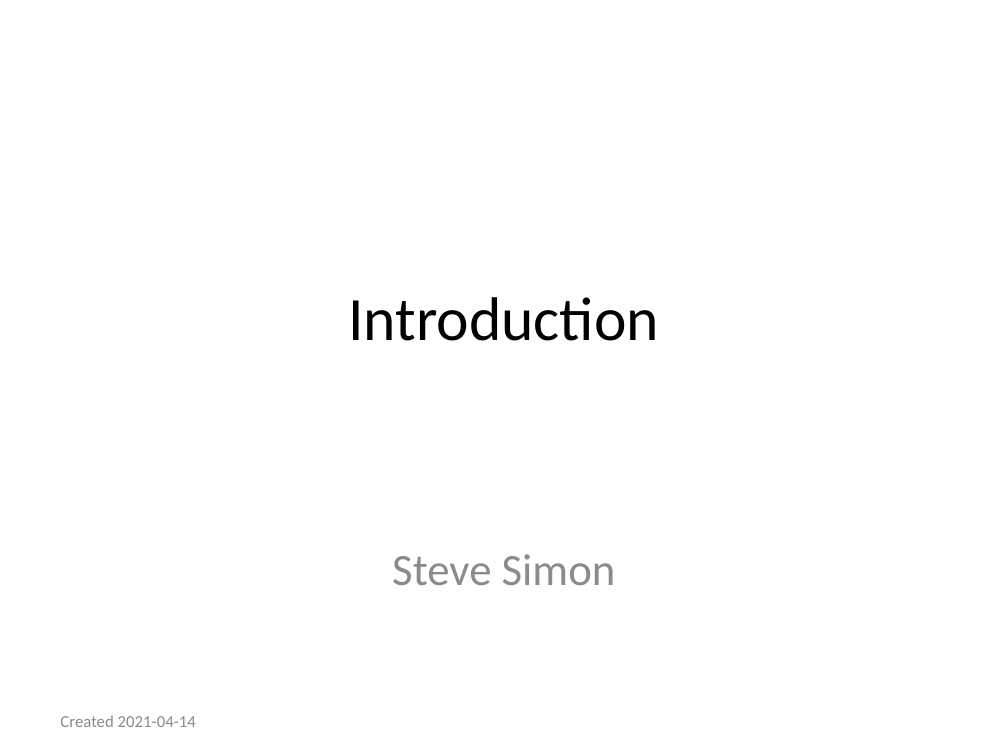
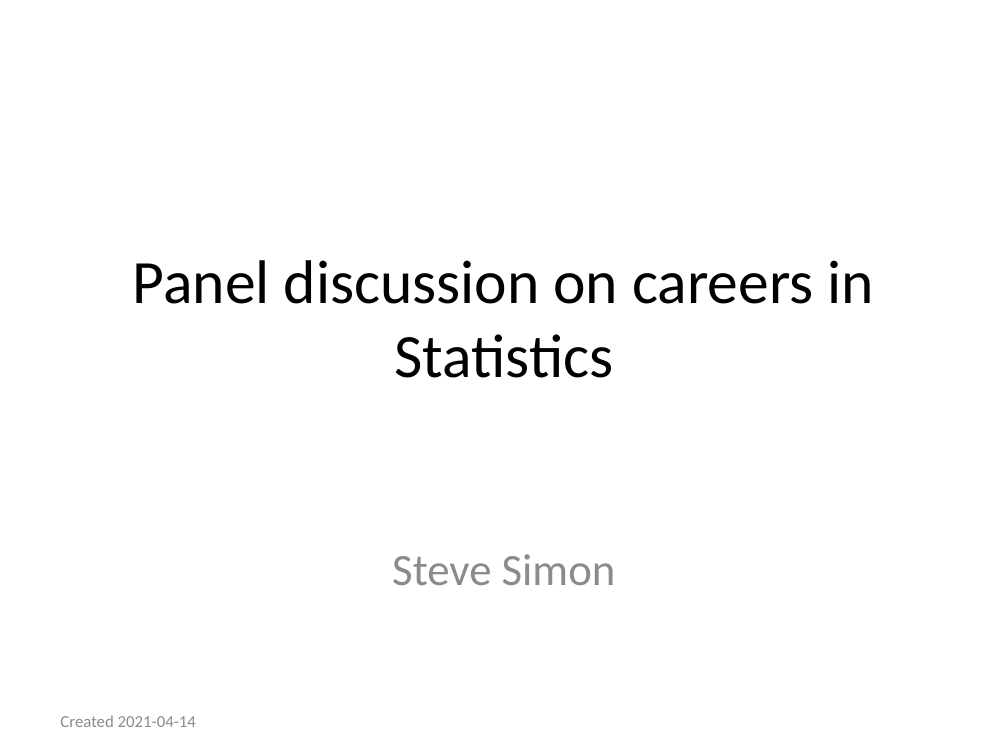
Before and after one commit to pmean/papers-and-presentations, a slide deck: slide 1 of consulting-careers/introduction.pptx. Drawn at 1008x756 pixels with LibreOffice and Linux fonts; fonts in the diff are those of the drawing. Boxes give left, top, right and bottom in pixels: in the first picture for what was removed or moved away, otherwise in the second. Text is boxed around its words. In the diff, an @@ line names an element or a change of style, - is before the commit and + after.

```diff
--- a/consulting-careers/introduction.pptx
+++ b/consulting-careers/introduction.pptx
@@ title at box(133, 260, 874, 378): text changed @@
-Introduction
+Panel discussion on careers in Statistics
```
Also in this commit, not shown: 3 other slides changed, 1 other file.
